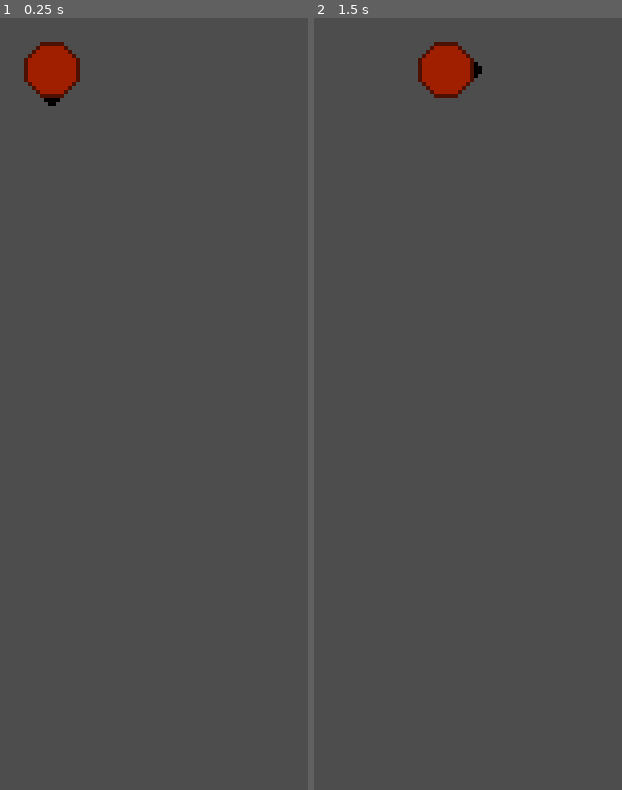
Above: before the commit, frames 1-2 (left to right).
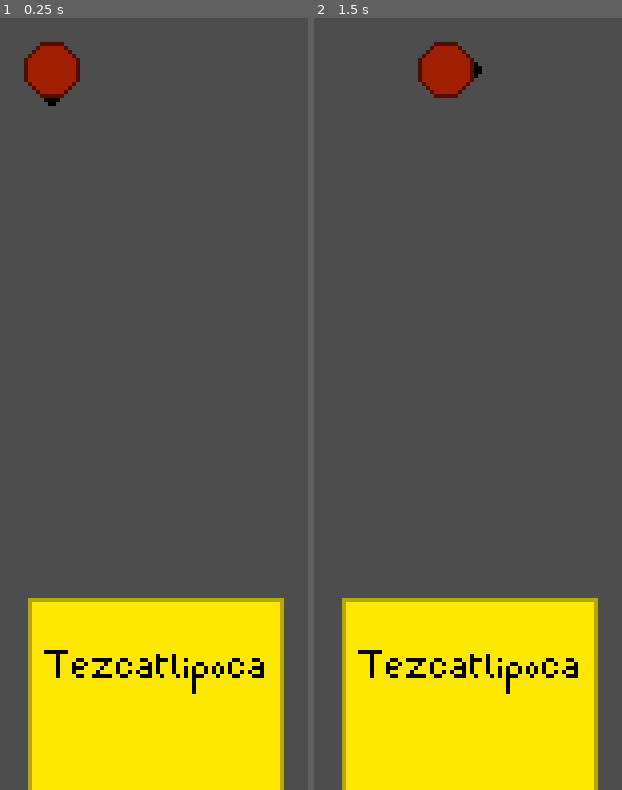
Above: after the commit, the same moments.

Repository: Romainalex/Profusion-of-Chaos
Game: Godot game, scene res://Scene/Level/hub.tscn
Same seed, same stepped clock (60 frames per second), same inputs: the game is played once before the commit and once after it.
Inputs (mouse positions are in pixels of both pictures, inside the frame that each line leads up to):
- Up to frame 1 (0.25 s): no input
- Up to frame 2 (1.5 s): tap Enter at 0.5 s; move the mouse to (outside the picture) at 0.52 s; hold D (Right_action) 0.53-1.28 s; click (outside the picture) at 0.6 s; tap Space (Esquive_action) at 1.25 s; move the mouse to (outside the picture) at 1.27 s; hold S (Down_action) from 1.28 s (still down); right-click (outside the picture) at 1.35 s

The runs differ from the first frame. In frame 1, 21% of the frame differs, in the area x 9-93%, y 75-100%; in frame 2, 21%.

Commit message:
Ajout de GameData + création de l'UI d'échange avec Héphaïstos et Tezcatlipoca (changement de spell et upgrade de spell)

Diff:
--- a/Autoload/Game.gd
+++ b/Autoload/Game.gd
@@ -1,6 +1,14 @@
 extends Node
 
+
+@export var game_data : GameData = null
+
 var nb_coins : int = 0
+var perso_selected = null
+var attack_principal = null
+var attack_secondaire = null
+var attack_special1 = null
+var attack_special2 = null
 
 #### ACCESSEUR ####
 
--- /dev/null
+++ b/Resource/GameData.gd
@@ -0,0 +1,26 @@
+extends Resource
+class_name GameData
+
+
+
+# Niveau Joueur
+
+@export var piece : int = 0
+
+# Niveau du personnage jouable
+
+@export var perso_selected : String = ""
+
+
+
+
+# Niveau apparition de PNJ et selection de personnages
+
+@export var hephaistos_unlocked : bool = false
+@export var tezcatlipoca_unlocked : bool = false
+@export var inari_unlocked : bool = false
+@export var thot_unlocked : bool = false
+
+@export var marine_unlocked : bool = false
+@export var druide_unlocked : bool = false
+@export var batisseur_unlocked : bool = false
--- a/Scene/Actor/PNJ/Hephaistos/Hephaistos.tscn
+++ b/Scene/Actor/PNJ/Hephaistos/Hephaistos.tscn
@@ -2,7 +2,7 @@
 
 [ext_resource type="PackedScene" uid="uid://cmtia6edn0hwa" path="res://Scene/Actor/PNJ/PNJ.tscn" id="1_6qnn8"]
 [ext_resource type="Texture2D" uid="uid://7osy8dubn2p1" path="res://Scene/Actor/PNJ/Sprite/PNJ.png" id="2_4xayw"]
-[ext_resource type="Resource" uid="uid://c3vd3e3ea6qhx" path="res://Resource/PNJ/Hephaistos.tres" id="2_nsd2r"]
+[ext_resource type="Resource" uid="uid://c3vd3e3ea6qhx" path="res://Resource/PNJData/Hephaistos.tres" id="2_nsd2r"]
 [ext_resource type="Texture2D" uid="uid://pn41ig6cokj4" path="res://Scene/UI/keyboard_e.png" id="3_30cba"]
 
 [sub_resource type="AtlasTexture" id="AtlasTexture_t8iqn"]
@@ -21,10 +21,10 @@
 }]
 
 [sub_resource type="CircleShape2D" id="CircleShape2D_8heci"]
-radius = 30.0167
+radius = 32.0156
 
 [sub_resource type="CircleShape2D" id="CircleShape2D_jyob7"]
-radius = 61.2046
+radius = 45.2769
 
 [node name="Hephaistos" instance=ExtResource("1_6qnn8")]
 pnj_data = ExtResource("2_nsd2r")
--- /dev/null
+++ b/Scene/Actor/PNJ/Tezcatlipoca/Tezcatlipoca.tscn
@@ -0,0 +1,52 @@
+[gd_scene load_steps=9 format=3 uid="uid://dr3r7hkoehfmr"]
+
+[ext_resource type="PackedScene" uid="uid://cmtia6edn0hwa" path="res://Scene/Actor/PNJ/PNJ.tscn" id="1_a0lwj"]
+[ext_resource type="Resource" uid="uid://bx01bno46rfht" path="res://Scene/Actor/PNJ/Tezcatlipoca/TezcatlipocaPNJData.tres" id="2_j4ti3"]
+[ext_resource type="Texture2D" uid="uid://7osy8dubn2p1" path="res://Scene/Actor/PNJ/Sprite/PNJ.png" id="3_w1vyr"]
+[ext_resource type="Texture2D" uid="uid://pn41ig6cokj4" path="res://Scene/UI/keyboard_e.png" id="4_ctmsm"]
+
+[sub_resource type="AtlasTexture" id="AtlasTexture_d2487"]
+atlas = ExtResource("3_w1vyr")
+region = Rect2(64, 0, 64, 64)
+
+[sub_resource type="SpriteFrames" id="SpriteFrames_ftikl"]
+animations = [{
+"frames": [{
+"duration": 1.0,
+"texture": SubResource("AtlasTexture_d2487")
+}],
+"loop": true,
+"name": &"Talk",
+"speed": 5.0
+}, {
+"frames": [{
+"duration": 1.0,
+"texture": SubResource("AtlasTexture_d2487")
+}],
+"loop": true,
+"name": &"Work",
+"speed": 5.0
+}]
+
+[sub_resource type="CircleShape2D" id="CircleShape2D_tma8h"]
+radius = 32.0156
+
+[sub_resource type="CircleShape2D" id="CircleShape2D_cxdfw"]
+radius = 46.0109
+
+[node name="Tezcatlipoca" instance=ExtResource("1_a0lwj")]
+pnj_data = ExtResource("2_j4ti3")
+
+[node name="AnimatedSprite" parent="." index="0"]
+sprite_frames = SubResource("SpriteFrames_ftikl")
+animation = &"Work"
+
+[node name="CollisionShape2D" parent="." index="1"]
+shape = SubResource("CircleShape2D_tma8h")
+
+[node name="CollisionShape2D" parent="InteractionArea" index="0"]
+shape = SubResource("CircleShape2D_cxdfw")
+
+[node name="InteractingSprite" parent="." index="4"]
+visible = false
+texture = ExtResource("4_ctmsm")
--- /dev/null
+++ b/Scene/Actor/PNJ/Tezcatlipoca/TezcatlipocaPNJData.tres
@@ -0,0 +1,7 @@
+[gd_resource type="Resource" script_class="PNJData" load_steps=2 format=3 uid="uid://bx01bno46rfht"]
+
+[ext_resource type="Script" path="res://Resource/PNJData.gd" id="1_3smhr"]
+
+[resource]
+script = ExtResource("1_3smhr")
+pnj_name = "Tezcatlipoca"
--- a/Scene/Level/hub.tscn
+++ b/Scene/Level/hub.tscn
@@ -1,16 +1,18 @@
-[gd_scene load_steps=5 format=3 uid="uid://740xgis2sqf5"]
+[gd_scene load_steps=7 format=3 uid="uid://740xgis2sqf5"]
 
 [ext_resource type="PackedScene" uid="uid://dcqgi85erd4p3" path="res://Scene/Actor/Character/L'homme_d'affaire/LHommeDAffaire.tscn" id="1_y2e7b"]
 [ext_resource type="PackedScene" uid="uid://c6iodv62becyt" path="res://Scene/Actor/PNJ/Hephaistos/Hephaistos.tscn" id="2_50giu"]
 [ext_resource type="Script" path="res://Scene/UI/Blackwell.gd" id="3_3onsu"]
-[ext_resource type="Script" path="res://Scene/UI/Commerce/Commerce.gd" id="4_p62xh"]
+[ext_resource type="PackedScene" uid="uid://u64o5fe8tipg" path="res://Scene/UI/Commerce/UpdateWeapon.tscn" id="4_sxwtc"]
+[ext_resource type="PackedScene" uid="uid://c3u0g3tyno108" path="res://Scene/UI/Commerce/ChangeSpell.tscn" id="5_n336u"]
+[ext_resource type="PackedScene" uid="uid://dr3r7hkoehfmr" path="res://Scene/Actor/PNJ/Tezcatlipoca/Tezcatlipoca.tscn" id="6_wuvbb"]
 
 [node name="Hub" type="Node2D"]
 
 [node name="LHommeDAffaire" parent="." instance=ExtResource("1_y2e7b")]
 position = Vector2(102, 52)
 
-[node name="PNJ" parent="." instance=ExtResource("2_50giu")]
+[node name="Hephaistos" parent="." instance=ExtResource("2_50giu")]
 position = Vector2(555, 77)
 
 [node name="CanvasLayer" type="CanvasLayer" parent="."]
@@ -34,10 +36,11 @@
 color = Color(0, 0, 0, 0)
 script = ExtResource("3_3onsu")
 
-[node name="Commerce" type="Control" parent="CanvasLayer/UI"]
-anchors_preset = 0
-offset_right = 40.0
-offset_bottom = 40.0
-script = ExtResource("4_p62xh")
+[node name="UpdateWeapon" parent="CanvasLayer/UI" instance=ExtResource("4_sxwtc")]
+layout_mode = 1
 
-[connection signal="hidden_commerce_changed" from="CanvasLayer/UI/Commerce" to="CanvasLayer/UI/BlackVell" method="_on_Commerce_hidden_commerce_changed"]
+[node name="ChangeSpell" parent="CanvasLayer/UI" instance=ExtResource("5_n336u")]
+layout_mode = 1
+
+[node name="Tezcatlipoca" parent="." instance=ExtResource("6_wuvbb")]
+position = Vector2(128, 216)
--- a/Scene/UI/Blackwell.gd
+++ b/Scene/UI/Blackwell.gd
@@ -1,7 +1,14 @@
 extends ColorRect
 class_name BlackVell
 
+@onready var parent_path = get_parent().get_path()
+@onready var update_weapon = get_node(str(parent_path) + "/UpdateWeapon")
+#@onready var glossaire = get_node(str(parent_path) + "/Glossaire")
+@onready var update_spell = get_node(str(parent_path) + "/UpdateSpell")
+#@onready var cook = get_node(str(parent_path) + "/Cook")
+
 var tween : Tween
+
 
 #### ACCESSORS ####
 
@@ -11,7 +18,8 @@
 
 #### BUILT-IN ####
 
-
+func _ready() -> void:
+	update_weapon.connect("hidden_update_weapon_changed", Callable(self, "_on_UpdateWeapon_hidden_update_weapon_changed"))
 
 
 
@@ -32,5 +40,5 @@
 
 #### SIGNAL RESPONSES ####
 
-func _on_Commerce_hidden_commerce_changed(value: bool) -> void:
-	fade(!value)
+func _on_UpdateWeapon_hidden_update_weapon_changed(val: bool) -> void:
+	fade(!val)
--- /dev/null
+++ b/Scene/UI/Commerce/ChangeSpell.tscn
@@ -0,0 +1,32 @@
+[gd_scene load_steps=2 format=3 uid="uid://c3u0g3tyno108"]
+
+[ext_resource type="Script" path="res://Scene/UI/Commerce/ChangedSpell.gd" id="1_quuxv"]
+
+[node name="ChangeSpell" type="Control"]
+layout_mode = 3
+anchors_preset = 15
+anchor_right = 1.0
+anchor_bottom = 1.0
+grow_horizontal = 2
+grow_vertical = 2
+script = ExtResource("1_quuxv")
+
+[node name="Panel" type="Panel" parent="."]
+layout_mode = 1
+anchors_preset = 10
+anchor_right = 1.0
+offset_top = -320.0
+grow_horizontal = 2
+metadata/_edit_lock_ = true
+
+[node name="VBoxContainer" type="VBoxContainer" parent="Panel"]
+layout_mode = 1
+anchors_preset = 15
+anchor_right = 1.0
+anchor_bottom = 1.0
+grow_horizontal = 2
+grow_vertical = 2
+metadata/_edit_lock_ = true
+
+[node name="Label" type="Label" parent="Panel/VBoxContainer"]
+layout_mode = 2
--- /dev/null
+++ b/Scene/UI/Commerce/ChangedSpell.gd
@@ -0,0 +1,53 @@
+extends Commerce
+class_name ChangeSpell
+
+
+var hidden_change_spell : bool = true
+
+signal hidden_change_spell_changed(value)
+
+#### ACCESSORS ####
+
+func set_hidden_change_spell(val: bool) -> void:
+	if val != hidden_change_spell:
+		hidden_change_spell = val
+		print(hidden_change_spell)
+		emit_signal("hidden_change_spell_changed", hidden_change_spell)
+func get_hidden_change_spell() -> bool: return hidden_change_spell
+
+
+
+#### BUILT-IN ####
+
+func _ready() -> void:
+	super._ready()
+	visible_position = hidden_position - panel.size * Vector2.UP
+	connect("hidden_change_spell_changed", Callable(self, "_on_hidden_change_spell_changed"))
+
+
+
+#### LOGICS ####
+
+
+
+
+#### INPUTS ####
+
+func _input(_event: InputEvent) -> void:
+
+	if hidden_change_spell:
+		return
+
+	if Input.is_action_just_pressed("Menu_action"):
+		set_hidden_change_spell(true)
+
+
+#### SIGNAL RESPONSES ####
+
+func _on_EVENTS_pnj_interaction(pnj: String) -> void:
+	if pnj == "Tezcatlipoca":
+		set_hidden_change_spell(false)
+
+func _on_hidden_change_spell_changed(_val: bool):
+	_animation(!hidden_change_spell)
+	get_tree().paused = !hidden_change_spell
--- a/Scene/UI/Commerce/Commerce.gd
+++ b/Scene/UI/Commerce/Commerce.gd
@@ -2,48 +2,35 @@
 class_name Commerce
 
 
-var hephaistos = preload("res://Scene/UI/Commerce/Commerce.gd")
-var inari = preload("res://Scene/UI/Commerce/Commerce.gd")
-var tezcatlipoca = preload("res://Scene/UI/Commerce/Commerce.gd")
 
-var hidden_commerce : bool = true
+@onready var panel = $Panel
+@onready var hidden_position = position
+@onready var visible_position = hidden_position - panel.size * Vector2.ZERO
 
+var tween : Tween
 
-signal hidden_commerce_changed(value)
 
 
 #### ACCESSORS ####
 
-func set_hidden_commerce(val: bool) -> void:
-	if val != hidden_commerce:
-		hidden_commerce = val
-		print(hidden_commerce)
-		emit_signal("hidden_commerce_changed", hidden_commerce)
-func get_hidden_commerce() -> bool: return hidden_commerce
+
 
 
 #### BUILT-IN ####
 
 func _ready() -> void:
 	EVENTS.connect("pnj_interaction", Callable(self, "_on_EVENTS_pnj_interaction"))
-	connect("hidden_commerce_changed", Callable(self, "_on_hidden_commerce_changed"))
 
 
-func _input(_event: InputEvent) -> void:
+func _animation(appear: bool) -> void:
+	var from = position
+	var to = visible_position if appear else hidden_position
+	tween = create_tween().set_trans(Tween.TRANS_CUBIC)
+	tween.tween_property(self, "position", to, 0.7).from(from)
 
-	if hidden_commerce:
-		return
-
-	if Input.is_action_just_pressed("Menu_action"):
-		set_hidden_commerce(true)
 
 
 #### SIGNAL RESPONSES ####
 
 func _on_EVENTS_pnj_interaction(_pnj: String) -> void:
-
-
-	set_hidden_commerce(false)
-
-func _on_hidden_commerce_changed(_val: bool) -> void:
-	get_tree().paused = !hidden_commerce
+	pass
--- /dev/null
+++ b/Scene/UI/Commerce/UpdateSpell.gd
@@ -0,0 +1,53 @@
+extends Commerce
+class_name UpdateSpell
+
+var hidden_update_spell : bool = true
+
+
+signal hidden_update_spell_changed(value)
+
+#### ACCESSORS ####
+
+func set_hidden_update_spell(val: bool) -> void:
+	if val != hidden_update_spell:
+		hidden_update_spell = val
+		print(hidden_update_spell)
+		emit_signal("hidden_update_spell_changed", hidden_update_spell)
+func get_hidden_update_spell() -> bool: return hidden_update_spell
+
+
+
+#### BUILT-IN ####
+
+func _ready() -> void:
+	super._ready()
+	visible_position = hidden_position - panel.size * Vector2.UP
+	connect("hidden_update_spell_changed", Callable(self, "_on_hidden_update_spell_changed"))
+
+
+
+#### LOGICS ####
+
+
+
+
+#### INPUTS ####
+
+func _input(_event: InputEvent) -> void:
+
+	if hidden_update_spell:
+		return
+
+	if Input.is_action_just_pressed("Menu_action"):
+		set_hidden_update_spell(true)
+
+
+#### SIGNAL RESPONSES ####
+
+func _on_EVENTS_pnj_interaction(pnj: String) -> void:
+	if pnj == "Tezcatlipoca":
+		set_hidden_update_spell(false)
+
+func _on_hidden_update_spell_changed(_val: bool) -> void:
+	_animation(!hidden_update_spell)
+	get_tree().paused = !hidden_update_spell
--- /dev/null
+++ b/Scene/UI/Commerce/UpdateSpell.tscn
@@ -0,0 +1,36 @@
+[gd_scene load_steps=3 format=3 uid="uid://dijtg8c5kwati"]
+
+[ext_resource type="Script" path="res://Scene/UI/Commerce/UpdateSpell.gd" id="1_xb0e0"]
+[ext_resource type="Script" path="res://Scene/UI/Commerce/UpdateSpellManager.gd" id="2_0klh7"]
+
+[node name="UpdateSpell" type="Control"]
+layout_mode = 3
+anchors_preset = 15
+anchor_right = 1.0
+anchor_bottom = 1.0
+grow_horizontal = 2
+grow_vertical = 2
+script = ExtResource("1_xb0e0")
+
+[node name="UpdateSpellManager" type="Node" parent="."]
+script = ExtResource("2_0klh7")
+
+[node name="Panel" type="Panel" parent="."]
+layout_mode = 1
+anchors_preset = 10
+anchor_right = 1.0
+offset_top = -320.0
+grow_horizontal = 2
+metadata/_edit_lock_ = true
+
+[node name="VBoxContainer" type="VBoxContainer" parent="Panel"]
+layout_mode = 1
+anchors_preset = 15
+anchor_right = 1.0
+anchor_bottom = 1.0
+grow_horizontal = 2
+grow_vertical = 2
+metadata/_edit_lock_ = true
+
+[node name="Label" type="Label" parent="Panel/VBoxContainer"]
+layout_mode = 2
--- /dev/null
+++ b/Scene/UI/Commerce/UpdateSpellManager.gd
@@ -0,0 +1,31 @@
+extends Node
+class_name UpdateSpellManager
+
+
+
+
+
+#### ACCESSORS ####
+
+
+
+
+
+#### BUILT-IN ####
+
+func _ready() -> void:
+	pass
+
+
+
+#### LOGICS ####
+
+
+
+
+#### INPUTS ####
+
+
+
+
+#### SIGNAL RESPONSES ####
--- /dev/null
+++ b/Scene/UI/Commerce/UpdateWeapon.gd
@@ -0,0 +1,50 @@
+extends Commerce
+class_name UpdateWeapon
+
+
+
+var hidden_update_weapon : bool = true
+
+
+signal hidden_update_weapon_changed(value)
+
+
+#### ACCESSORS ####
+
+func set_hidden_update_weapon(val: bool) -> void:
+	if val != hidden_update_weapon:
+		hidden_update_weapon = val
+		print(hidden_update_weapon)
+		emit_signal("hidden_update_weapon_changed", hidden_update_weapon)
+func get_hidden_update_weapon() -> bool: return hidden_update_weapon
+
+
+#### BUILT-IN ####
+
+func _ready() -> void:
+	super._ready()
+	visible_position = hidden_position - panel.size * Vector2.DOWN
+	connect("hidden_update_weapon_changed", Callable(self, "_on_hidden_update_weapon_changed"))
+
+
+
+#### INPUTS ####
+
+func _input(_event: InputEvent) -> void:
+
+	if hidden_update_weapon:
+		return
+
+	if Input.is_action_just_pressed("Menu_action"):
+		set_hidden_update_weapon(true)
+
+
+#### SIGNAL RESPONSES ####
+
+func _on_EVENTS_pnj_interaction(pnj: String) -> void:
+	if pnj == "Hephaistos":
+		set_hidden_update_weapon(false)
+
+func _on_hidden_update_weapon_changed(_val: bool) -> void:
+	_animation(!hidden_update_weapon)
+	get_tree().paused = !hidden_update_weapon
--- /dev/null
+++ b/Scene/UI/Commerce/UpdateWeapon.tscn
@@ -0,0 +1,42 @@
+[gd_scene load_steps=3 format=3 uid="uid://u64o5fe8tipg"]
+
+[ext_resource type="Script" path="res://Scene/UI/Commerce/UpdateWeapon.gd" id="1_fncqm"]
+[ext_resource type="Script" path="res://Scene/UI/Commerce/UpdateWeaponManager.gd" id="2_tk7pr"]
+
+[node name="UpdateWeapon" type="Control"]
+layout_mode = 3
+anchors_preset = 15
+anchor_right = 1.0
+anchor_bottom = 1.0
+grow_horizontal = 2
+grow_vertical = 2
+script = ExtResource("1_fncqm")
+
+[node name="UpdateWeaponManager" type="Node" parent="."]
+script = ExtResource("2_tk7pr")
+
+[node name="Panel" type="Panel" parent="."]
+layout_mode = 1
+anchors_preset = 10
+anchor_right = 1.0
+offset_top = 360.0
+offset_bottom = 680.0
+grow_horizontal = 2
+
+[node name="VBoxContainer" type="VBoxContainer" parent="Panel"]
+layout_mode = 1
+anchors_preset = 15
+anchor_right = 1.0
+anchor_bottom = 1.0
+grow_horizontal = 2
+grow_vertical = 2
+metadata/_edit_lock_ = true
+
+[node name="ListeDePerso" type="ItemList" parent="Panel/VBoxContainer"]
+layout_mode = 2
+
+[node name="Titre" type="Label" parent="Panel/VBoxContainer"]
+layout_mode = 2
+text = "Héphaïstos"
+horizontal_alignment = 1
+metadata/_edit_lock_ = true
--- /dev/null
+++ b/Scene/UI/Commerce/UpdateWeaponManager.gd
@@ -0,0 +1,35 @@
+extends Node
+class_name HephaistosHubManager
+
+
+
+
+
+signal capacity_buyed
+signal capacty_selected
+signal perso_changed
+
+#### ACCESSORS ####
+
+
+
+
+
+#### BUILT-IN ####
+
+func _ready() -> void:
+	pass
+
+
+
+#### LOGICS ####
+
+
+
+
+#### INPUTS ####
+
+
+
+
+#### SIGNAL RESPONSES ####
--- a/project.godot
+++ b/project.godot
@@ -18,7 +18,7 @@
 boot_splash/fullsize=false
 boot_splash/use_filter=false
 config/icon="res://BTM_logo.png"
-boot_splash/minimum_display_time=50
+boot_splash/minimum_display_time=30
 
 [autoload]
 
@@ -31,6 +31,7 @@
 window/size/viewport_height=360
 window/size/mode=3
 window/size/borderless=true
+window/stretch/mode="canvas_items"
 
 [input]
 
Renamed: Resource/PNJ/Hephaistos.tres -> Resource/PNJData/Hephaistos.tres
